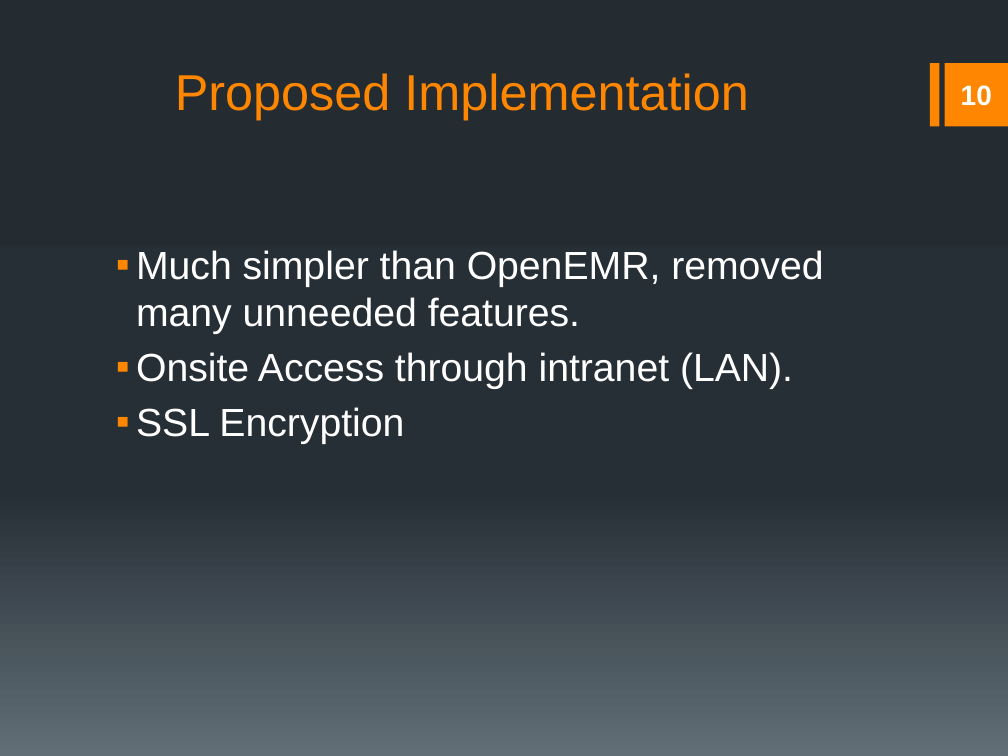
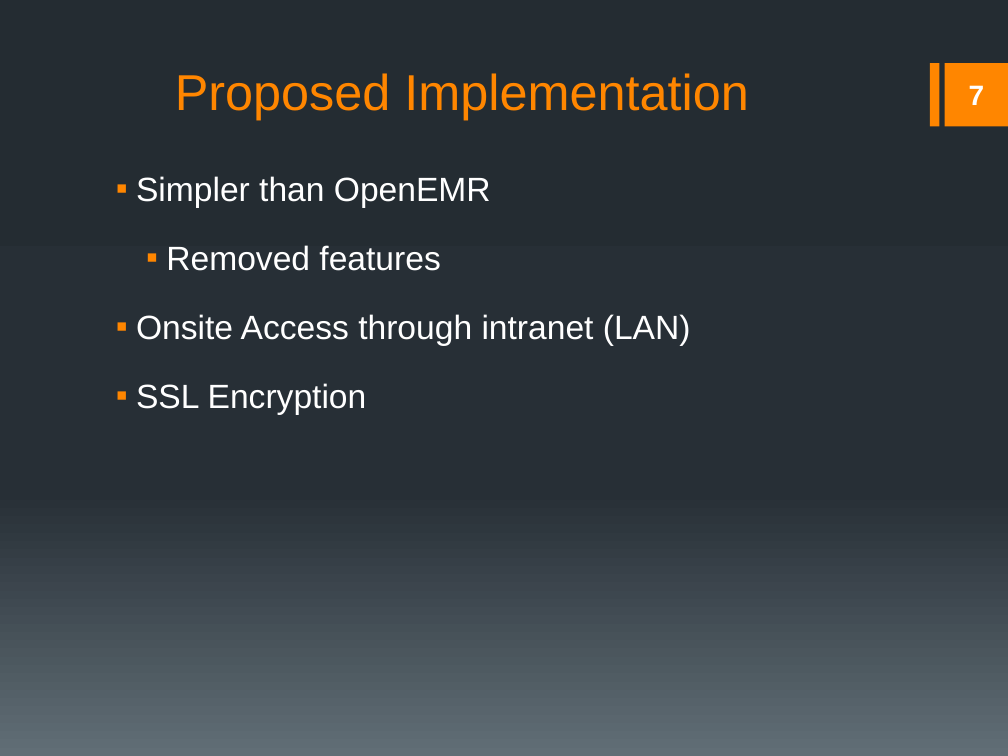
Before and after one commit to rmkane/semrs, a slide deck: slide 7 of Documentation/Final_Presentation.pptx (slide 10 before the commit). Drawn at 1008x756 pixels with LibreOffice and Linux fonts; fonts in the diff are those of the drawing. Boxes give left, top, right and bottom in pixels: in the first picture for what was removed or moved away, otherwise in the second. Text is boxed around its words. In the diff, an @@ line names an element or a change of style, - is before the commit and + after.

```diff
--- a/Documentation/Final_Presentation.pptx
+++ b/Documentation/Final_Presentation.pptx
@@ page number at bbox=[969, 85, 985, 105]: text changed @@
-10
+7
@@ text "Simpler than OpenEMR": place and size @@
-text "Simpler than OpenEMR" at bbox=[136, 250, 823, 444]
+text "Simpler than OpenEMR" at bbox=[136, 176, 691, 415]
@@ text at bbox=[136, 176, 691, 346]: text changed; size 28 to 24 pt @@
-▪ Much simpler than OpenEMR, removed many unneeded features.
-▪ Onsite Access through intranet (LAN).
+▪ Simpler than OpenEMR
+  ▪ Removed features
+▪ Onsite Access through intranet (LAN)
@@ text at bbox=[136, 383, 367, 415]: size 28 to 24 pt in "SSL Encryption"; line spacing 1 to 1.5 @@
```
Also in this commit, not shown: 8 other slides changed, 2 slides removed, 4 other files.
